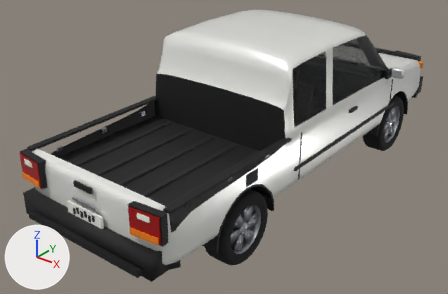
Two versions of the glTF model godot/assets/models/veh_pickup.glb, one commit apart.
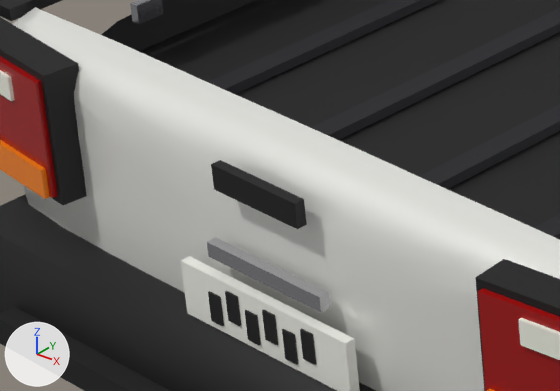
The first picture shows the older version from a 50 mm camera at (3.74, -5.43, 3.54) aimed at (-0.23, -0.47, 0.46). The close-ups show the older and then the newer version on the part from 7% to 32% of the width and 50% to 78% of the height of that picture. Only the edits that show in the close-ups are written down. Every picture has the same lights, and +X, +Y and +Z are marked at lower left. Where no turn or scale is listed for an object, it has been applied to the vertices. Vertices at exactly the same position are counted once.

Names of what the first close-up shows: 'veh_pickup_caisse', 'veh_pickup_details'.
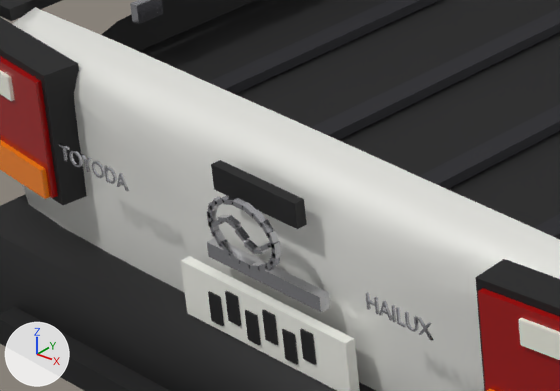
What changed in the scene script:
```text
Change me_veh_pickup_details:
    used by ob_veh_pickup_details; location = (0.0, 0.0, 0.0)
    remove me_veh_pickup_details.from_pydata(...)  # 1097 vertices, 1632 faces; spans x -1.07..1.07, y -2.74..2.74, z 0.36..1.19
    add me_veh_pickup_details.from_pydata(...)  # 1537 vertices, 2292 faces; spans x -1.07..1.07, y -2.74..2.74, z 0.36..1.19
    me_veh_pickup_details part 1: 216 vertices added at x -0.09..0.09, y -2.69..-2.67, z 0.86..0.98
    other edits to the shape of me_veh_pickup_details do not show in these pictures
Add me_txt_toyoda:
    me_txt_toyoda.from_pydata(...)  # 548 vertices, 1088 faces; spans x -0.095..0.096, y -0.002..0.002, z 0.0..0.031
    me_txt_toyoda.materials.append(mat_mat_chrome)  # light grey #ccccd1
Add me_txt_hailux:
    me_txt_hailux.from_pydata(...)  # 246 vertices, 472 faces; spans x -0.077..0.08, y -0.002..0.002, z 0.0..0.031
    me_txt_hailux.materials.append(mat_mat_chrome)  # light grey #ccccd1
Add ob_lettrage_toyoda:
    ob_lettrage_toyoda = bpy.data.objects.new('lettrage_TOYODA', me_txt_toyoda)
    ob_lettrage_toyoda.location = (-0.402, -2.69, 0.9)
Add ob_lettrage_hailux:
    ob_lettrage_hailux = bpy.data.objects.new('lettrage_HAILUX', me_txt_hailux)
    ob_lettrage_hailux.location = (0.402, -2.69, 0.9)
```

Where the change shows, as pixel boxes (x1, y1, x2, y2) in the close-ups (560 x 391 px):
'lettrage_HAILUX', added: after (366, 292, 433, 341)
'lettrage_TOYODA', added: after (59, 143, 129, 192)
part 1 of me_veh_pickup_details, added: after (207, 195, 281, 272)
